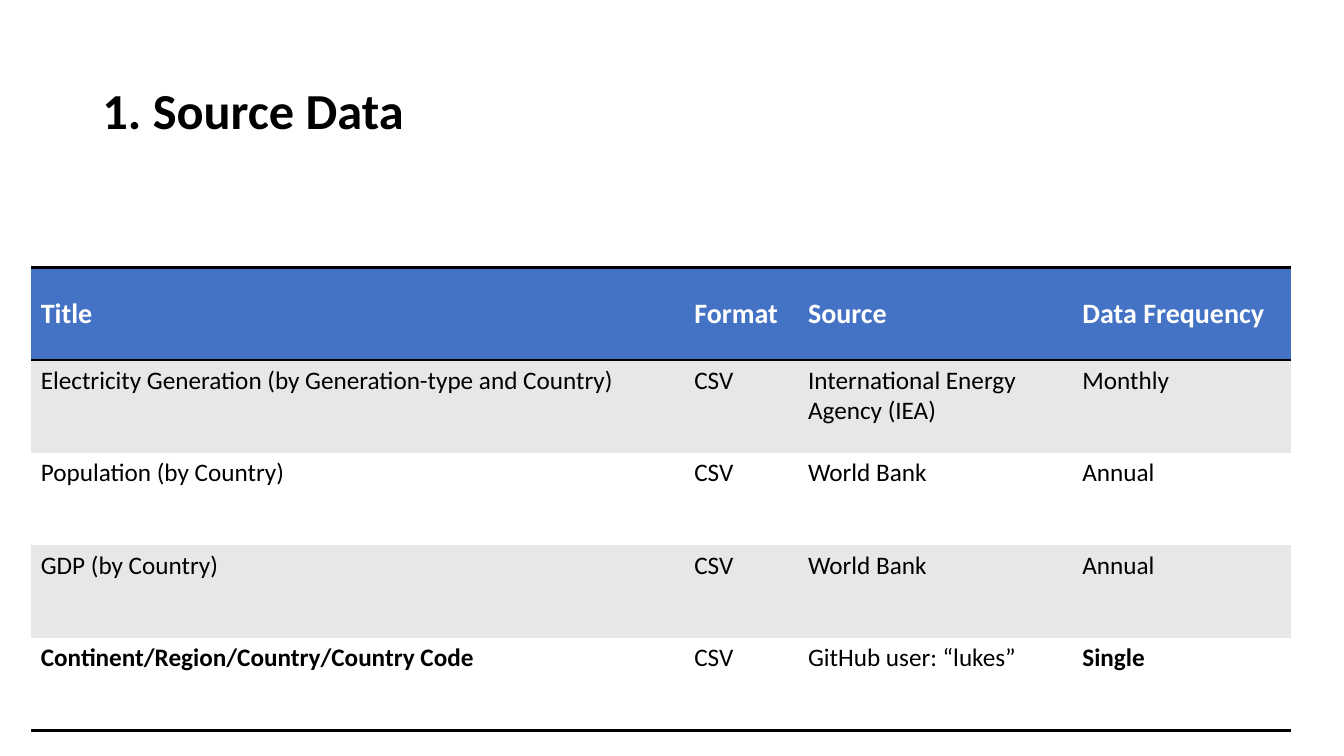
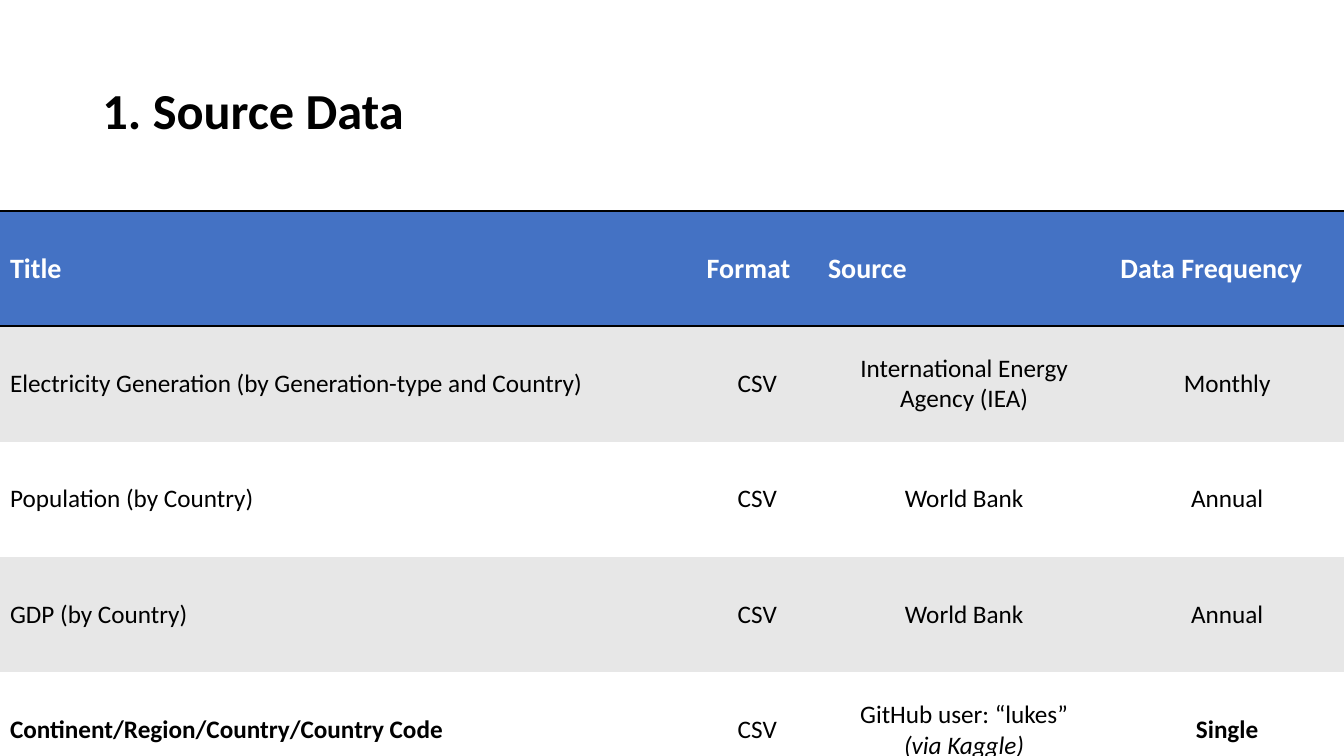
Before and after one commit to shwetajain1022/Project-4, a slide deck: slide 6 of Presentation/Proj4_presentation.pptx. Drawn at 1344x756 pixels with LibreOffice and Linux fonts; fonts in the diff are those of the drawing; background and template pictures are left out. Boxes give left, top, right and bottom in pixels: in the first picture for what was removed or moved away, otherwise in the second. Text is boxed around its words. In the diff, an @@ line names an element or a change of style, - is before the commit and + after.

```diff
--- a/Presentation/Proj4_presentation.pptx
+++ b/Presentation/Proj4_presentation.pptx
@@ table at (0, 211, 1344, 756) @@
-row 5, column 3: GitHub user: “lukes”
+row 5, column 3: GitHub user: “lukes” / (via Kaggle)
@@ alignment left to centre @@
@@ table: place and size @@
-table at (31, 267, 1292, 730)
+table at (0, 211, 1344, 756)
```
Also in this commit, not shown: 6 other slides changed, 2 slides added.
